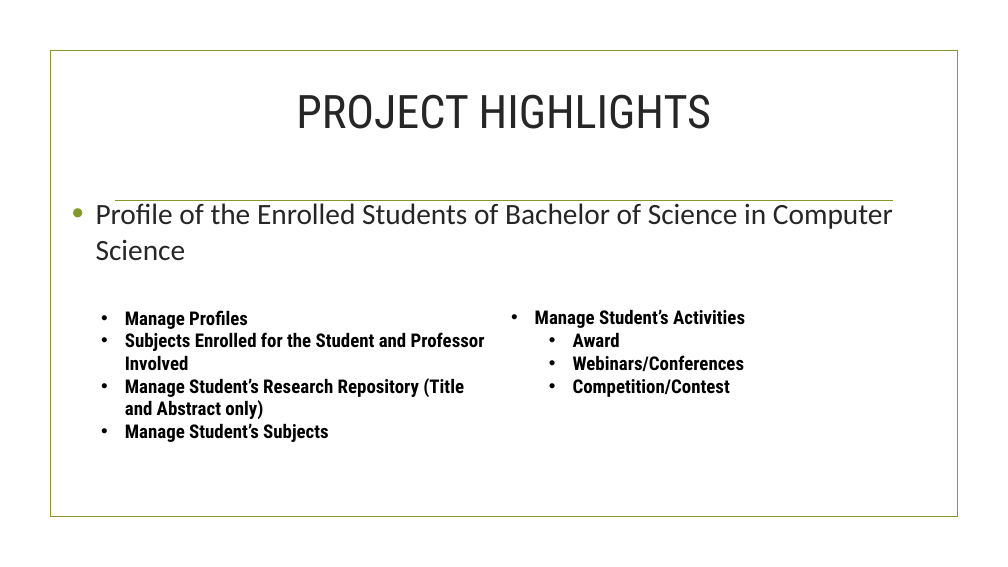
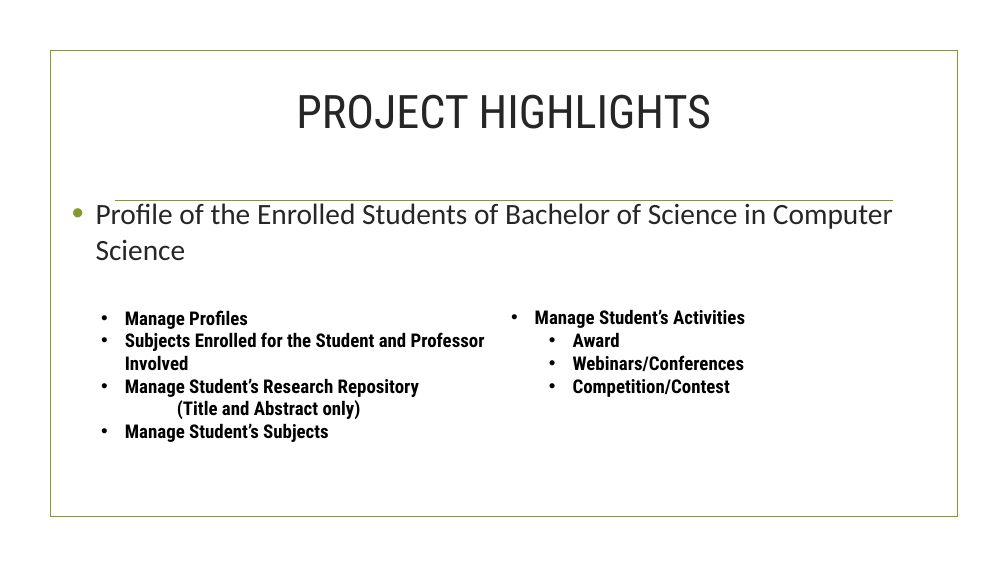
Before and after one commit to taongnyebe/BSCS-3-Profiling-System, a slide deck: slide 2 of Documentations/kath/Presentation-of-chapter-1.pptx. Drawn at 1008x567 pixels with LibreOffice and Linux fonts; fonts in the diff are those of the drawing; background and template pictures are left out. Boxes give left, top, right and bottom in pixels: in the first picture for what was removed or moved away, otherwise in the second. Text is boxed around its words. In the diff, an @@ line names an element or a change of style, - is before the commit and + after.

```diff
--- a/Documentations/kath/Presentation-of-chapter-1.pptx
+++ b/Documentations/kath/Presentation-of-chapter-1.pptx
@@ text at (x1=125, y1=378, x2=419, y2=419): text changed @@
-  • Manage Student’s Research Repository (Title and Abstract only)
+  • Manage Student’s Research Repository
+  (Title and Abstract only)
```
Also in this commit, not shown: 6 other slides changed, 1 slide added, 1 slide removed, 8 other files.
